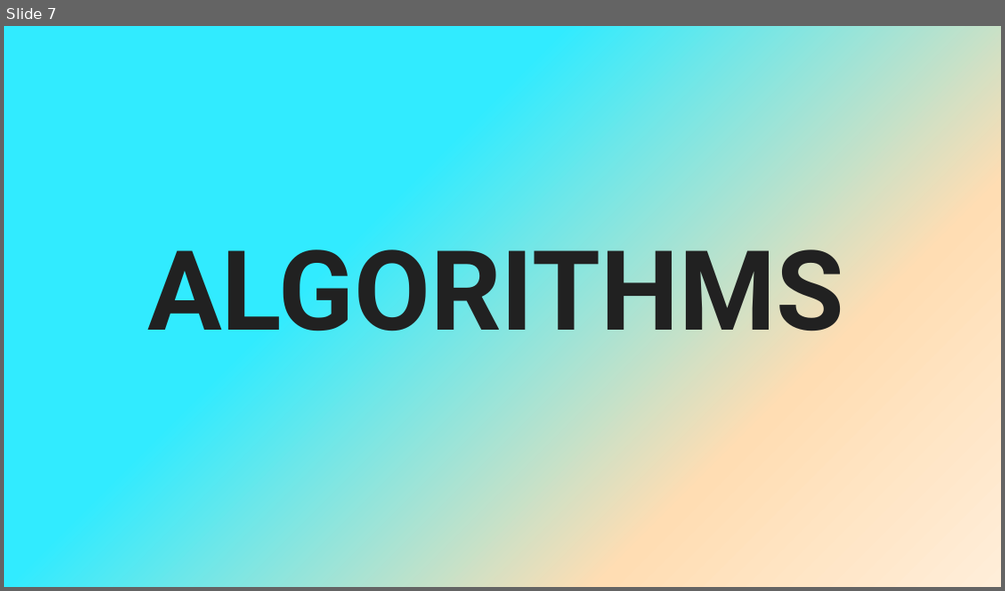
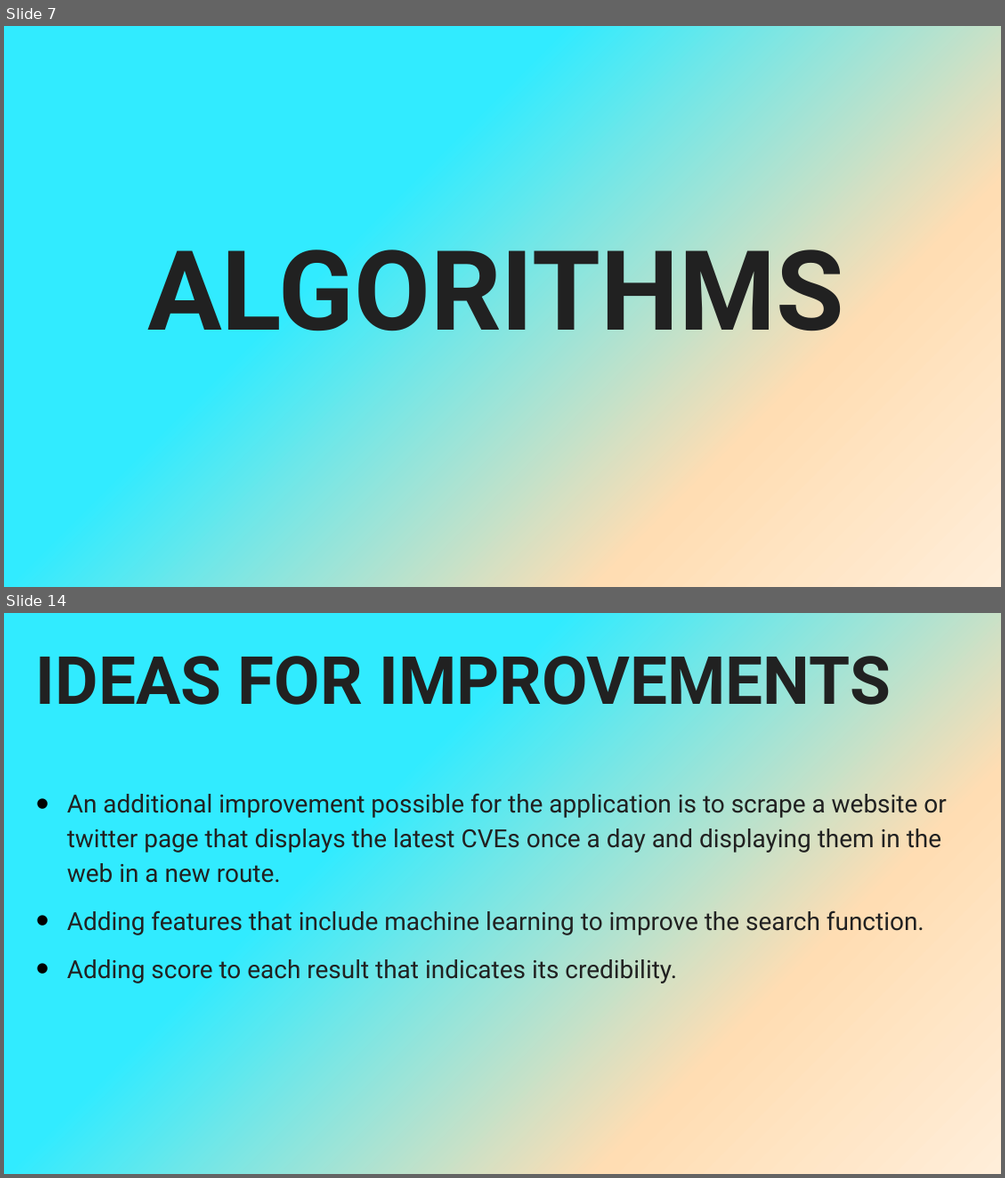
Before and after one commit to NivAm12/NegativeCyberNews, a slide deck: NCN Presntation.pptx. Shown one above the other, each under a label of ours: slide 7 before the commit, slides 7 and 14 after it; the slides between them are not shown. The pictures are 1005x591 and 1005x1178 pixels, drawn with LibreOffice and Linux fonts; fonts in the diff are those of the drawing. Boxes give left, top, right and bottom in pixels: in the first picture for what was removed or moved away, otherwise in the second. Text is boxed around its words. In the diff, an @@ line names an element or a change of style, - is before the commit and + after.

```diff
--- a/NCN Presntation.pptx
+++ b/NCN Presntation.pptx
@@ slide 14 added at <box>4,613,1001,1174</box>, background gradient #31EBFF to #FFDDB3 to #FFEED9 @@
@@ title added at <box>36,642,890,719</box>, 48 pt, text #212121, bold @@
+IDEAS FOR IMPROVEMENTS
@@ text added at <box>67,793,946,983</box>, 18 pt, text #212121 @@
+• An additional improvement possible for the application is to scrape a website or twitter page that displays the latest CVEs once a day and displaying them in the web in a new route.
+• Adding features that include machine learning to improve the search function.
+• Adding score to each result that indicates its credibility.
```
Also in this commit, not shown: 10 slides changed, 1 other slide added.
